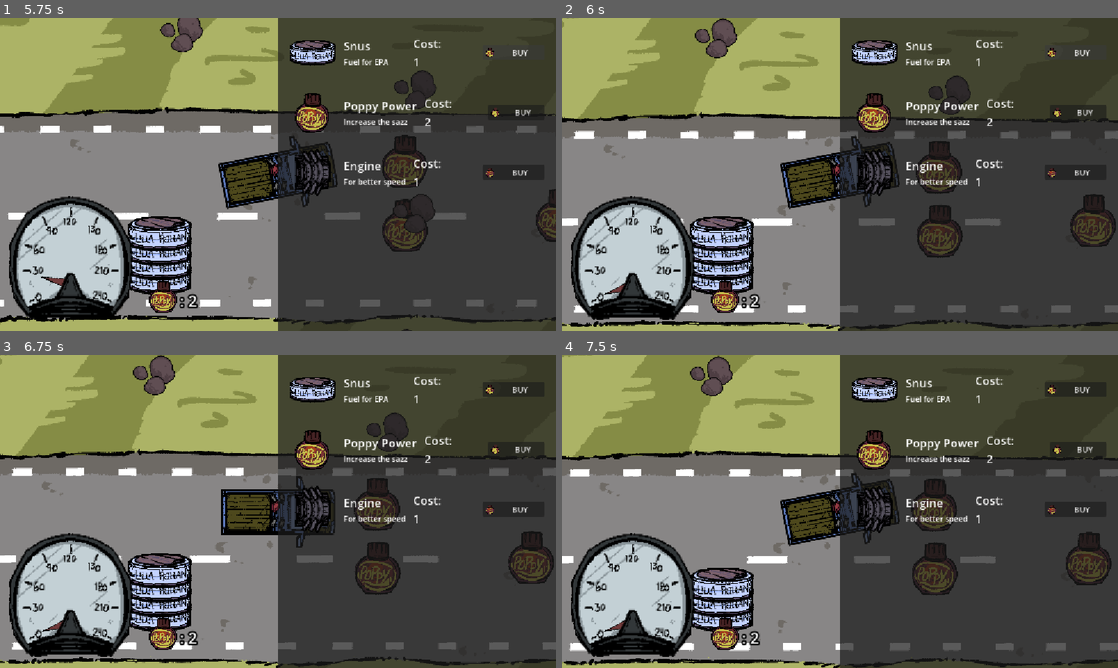
Above: before the commit, frames 1-4 (two rows, left to right).
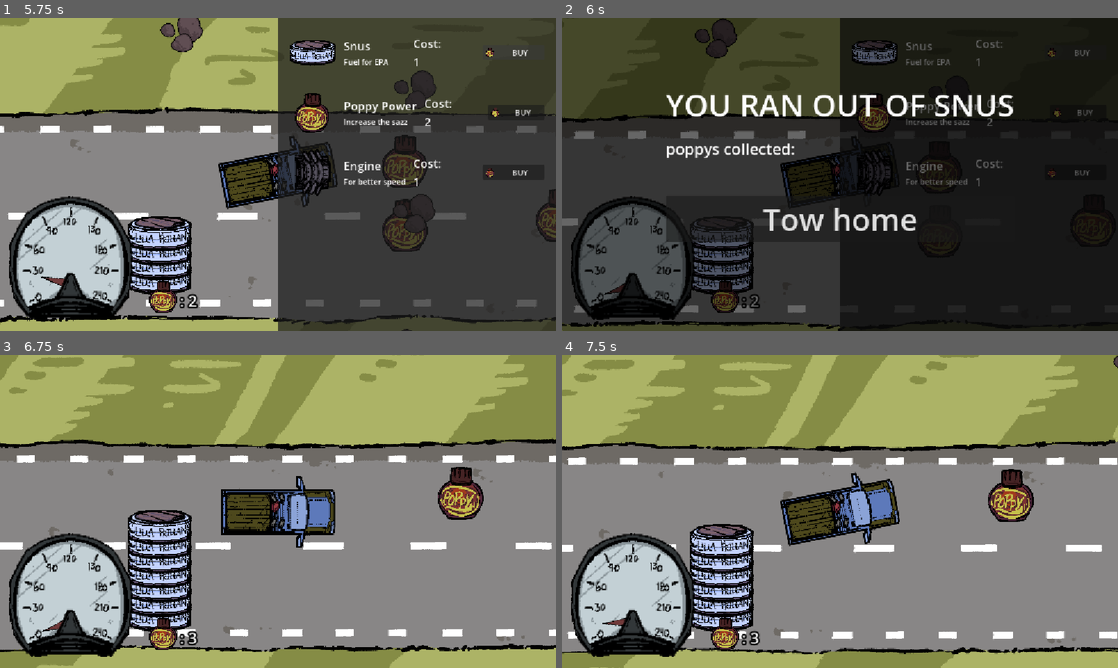
Above: after the commit, the same moments.

Repository: midenfors/project-epa
Game: Godot game, scene res://Scenes/UI/main_menu.tscn
Two runs of this game, one before a commit and one after it. Both use one fixed random seed, a clock stepped at 60 frames per second and the inputs below. The engine's default icon, where the game draws it, is replaced by a stand-in: a white triangle on a blue panel in a dark square.
Inputs (mouse positions are in pixels of both pictures, inside the frame that each line leads up to):
- Up to frame 1 (5.75 s): click "Start" at 0.5 s; tap Enter at 1.25 s; hold S (Turn Right) 1.28-2.03 s; tap Space (Boost) at 1.35, 2.1, 3.05, 3.8, 5.1 s; hold W (Turn Left) 2.03-2.78 s; hold S (Turn Right) 2.78-3.53 s; tap A (Break) at 2.85 s; hold F (Upgrades) 3.53-4.25 s; tap D (Gas) at 3.6 s; click "BUY" at 4.25 s; hold W (Turn Left) from 5.03 s (still down)
- Up to frame 2 (6 s): keep holding W (Turn Left); tap Space (Boost) at 5.85 s
- Up to frame 3 (6.75 s): release W (Turn Left) at 6.5 s; click (278, 555) at 6.5 s, where only the run after the commit has a clickable "Tow home"
- Up to frame 4 (7.5 s): tap Space (Boost) at 7.25 s; hold W (Turn Left) from 7.28 s (still down); tap A (Break) at 7.35 s

Frame 1 is identical in both runs. In frame 2, 91% of the frame differs, in the area x 0-100%, y 0-100%; in frame 3, 65%; in frame 4, 65%.

Commit message:
added end screen

Diff:
--- a/Scenes/UI/hud.tscn
+++ b/Scenes/UI/hud.tscn
@@ -10,6 +10,7 @@
 [ext_resource type="Texture2D" uid="uid://0be866d3kn3x" path="res://Assets/Art/Poppy.png" id="6_qdh5o"]
 [ext_resource type="Script" uid="uid://bwgijuonu3ed8" path="res://Scripts/pause_screen.gd" id="6_ux5h0"]
 [ext_resource type="PackedScene" uid="uid://djeomro3ibjbj" path="res://Scenes/UI/upgrade_container.tscn" id="7_7wqu8"]
+[ext_resource type="Script" uid="uid://w5gl52gct288" path="res://Scripts/end_screen.gd" id="11_cna6x"]
 
 [sub_resource type="Gradient" id="Gradient_7wqu8"]
 offsets = PackedFloat32Array(1)
@@ -216,6 +217,64 @@
 theme_override_font_sizes/font_size = 24
 text = "QUIT"
 
+[node name="EndScreen" type="Control" parent="." unique_id=1464624105]
+process_mode = 3
+visible = false
+layout_mode = 1
+anchors_preset = 15
+anchor_right = 1.0
+anchor_bottom = 1.0
+grow_horizontal = 2
+grow_vertical = 2
+script = ExtResource("11_cna6x")
+
+[node name="Panel" type="Panel" parent="EndScreen" unique_id=1876515000]
+modulate = Color(0, 0, 0, 1)
+layout_mode = 1
+anchors_preset = 15
+anchor_right = 1.0
+anchor_bottom = 1.0
+grow_horizontal = 2
+grow_vertical = 2
+
+[node name="MarginContainer" type="MarginContainer" parent="EndScreen" unique_id=605325318]
+layout_mode = 1
+anchors_preset = 8
+anchor_left = 0.5
+anchor_top = 0.5
+anchor_right = 0.5
+anchor_bottom = 0.5
+offset_left = -36.0
+offset_top = -15.5
+offset_right = 36.0
+offset_bottom = 15.5
+grow_horizontal = 2
+grow_vertical = 2
+
+[node name="VBoxContainer" type="VBoxContainer" parent="EndScreen/MarginContainer" unique_id=1486005000]
+layout_mode = 2
+theme_override_constants/separation = 25
+
+[node name="Label" type="Label" parent="EndScreen/MarginContainer/VBoxContainer" unique_id=1031150668]
+layout_mode = 2
+offset_transform_enabled = true
+offset_transform_position = Vector2(0, -50)
+theme_override_font_sizes/font_size = 64
+text = "YOU RAN OUT OF SNUS"
+
+[node name="Stats" type="Label" parent="EndScreen/MarginContainer/VBoxContainer" unique_id=1984326423]
+layout_mode = 2
+offset_transform_enabled = true
+offset_transform_position = Vector2(0, -50)
+theme_override_font_sizes/font_size = 32
+text = "poppys collected:"
+
+[node name="TowHomeBtn" type="Button" parent="EndScreen/MarginContainer/VBoxContainer" unique_id=338702168]
+layout_mode = 2
+theme_override_font_sizes/font_size = 64
+text = "Tow home"
+
 [connection signal="pressed" from="PauseScreen/MarginContainer/VBoxContainer/ResumeBtn" to="PauseScreen" method="_on_resume_btn_pressed"]
 [connection signal="pressed" from="PauseScreen/MarginContainer/VBoxContainer/MenuBtn" to="PauseScreen" method="_on_menu_btn_pressed"]
 [connection signal="pressed" from="PauseScreen/MarginContainer/VBoxContainer/QuitBtn" to="PauseScreen" method="_on_quit_btn_pressed"]
+[connection signal="pressed" from="EndScreen/MarginContainer/VBoxContainer/TowHomeBtn" to="EndScreen" method="_on_tow_home_btn_pressed"]
--- a/Scripts/car.gd
+++ b/Scripts/car.gd
@@ -8,9 +8,9 @@
 @export var snus_level: int = 0
 
 # Upgradable
-@export var num_speed_boosts : int = 3 		# Number of snus in the bucket
-@export var speed_boost : float = 150.0		# Car Booster Upgrade
-@export var deceleration : float = -30		# Car Engine Upgrade
+@export var num_speed_boosts : int = 3      # Number of snus in the bucket
+@export var speed_boost : float = 150.0     # Car Booster Upgrade
+@export var deceleration : float = -30      # Car Engine Upgrade
 
 var boost_delay = 1000
 var time_last_boost : float = -999
@@ -21,6 +21,7 @@
 var steering_speed : float = PI/16
 var speed : float = 0
 
+var car_started_motion = false
 var on_grass : bool = false
 var grass_deceleration_modifier = 4
 var grass_particle_speed_limit = 12
@@ -33,12 +34,12 @@
 
 func _physics_process(_delta: float) -> void:
 	num_speed_boosts = snus_gauge.num_snus_remaining()
-
 	# var input_throttle = Input.get_axis("Break", "Gas") * throttle_modifier
 	var time_now = Time.get_ticks_msec()
 	if Input.is_action_just_pressed("Boost"):
 		time_boost_charge_start = time_now
 	if Input.is_action_just_released("Boost"):
+		car_started_motion = true
 		var boost_crit : bool = false
 		if abs(time_now - time_boost_charge_start - boost_time_target) < 50:
 			boost_crit = true
--- /dev/null
+++ b/Scripts/end_screen.gd
@@ -0,0 +1,6 @@
+extends Control
+
+func _on_tow_home_btn_pressed() -> void:
+	get_tree().paused = false
+	hide()
+	get_tree().reload_current_scene()
--- a/Scripts/hud.gd
+++ b/Scripts/hud.gd
@@ -29,3 +29,11 @@
 
 func hide_upgrades() -> void:
 	$Dashboard/UpgradeMenu.hide()
+
+func show_end_state() -> void:
+	$EndScreen.show()
+	get_tree().paused = true
+
+func hide_end_state() -> void:
+	$EndScreen.hide()
+	get_tree().paused = false
--- a/Scripts/world.gd
+++ b/Scripts/world.gd
@@ -1,15 +1,19 @@
 extends Node
 var road_scene = load("res://Scenes/road.tscn")
 @onready var car : Car = $Car
-
+@onready var hud = $CanvasLayer/HUD
 var current_roads = {}
 var key = 0
-
 
 func _ready() -> void:
 	add_road()
 	add_road()
 	car.snus_gauge = $CanvasLayer/HUD/SnusGauge
+
+func _process(_delta: float) -> void:
+	#check end of run state
+	if car.speed == 0 and car.car_started_motion:
+		hud.show_end_state()
 
 func _on_grass_area_body_entered(body: Node2D) -> void:
 	var car : Car = body as Car
Not shown, added: Scripts/end_screen.gd.uid
